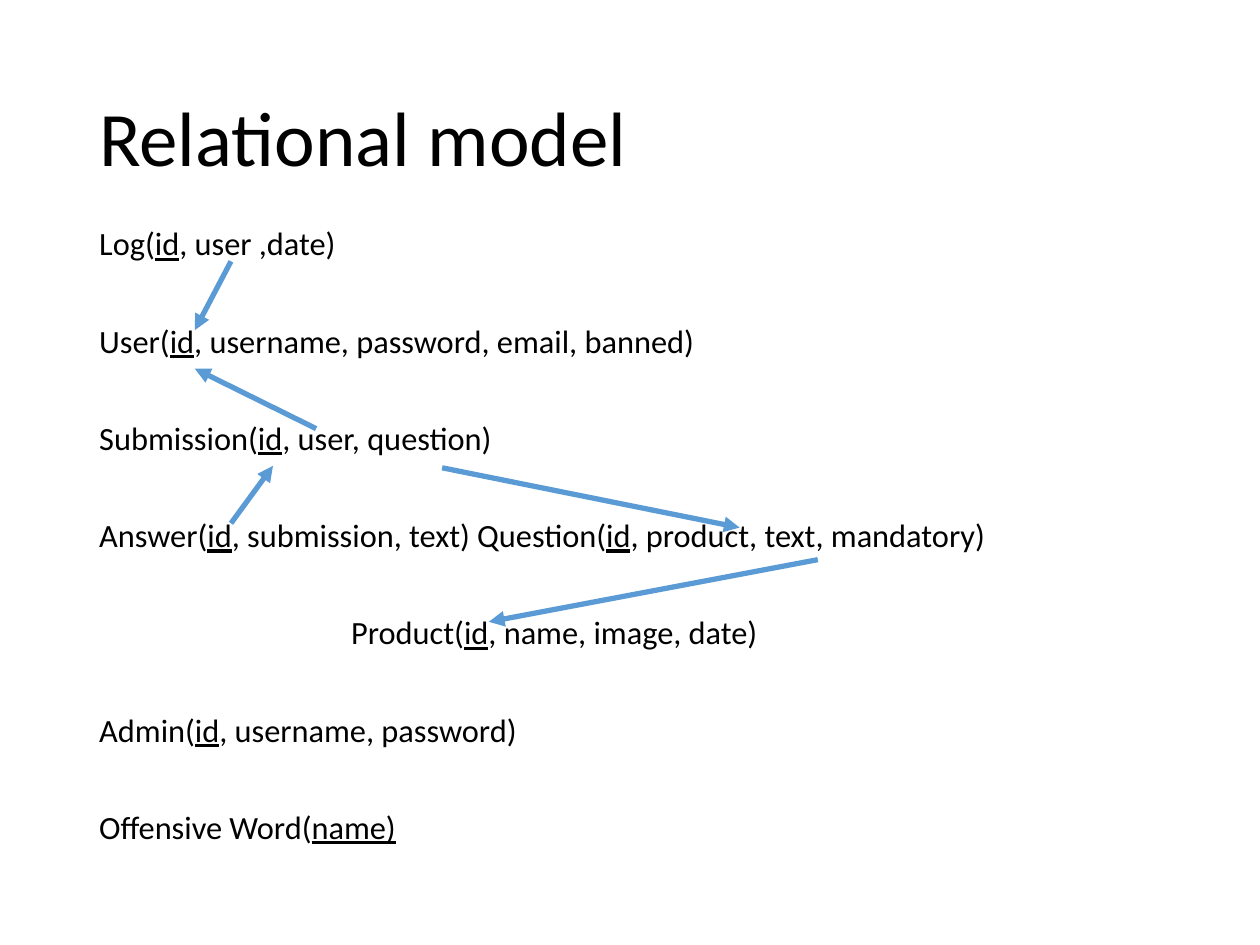
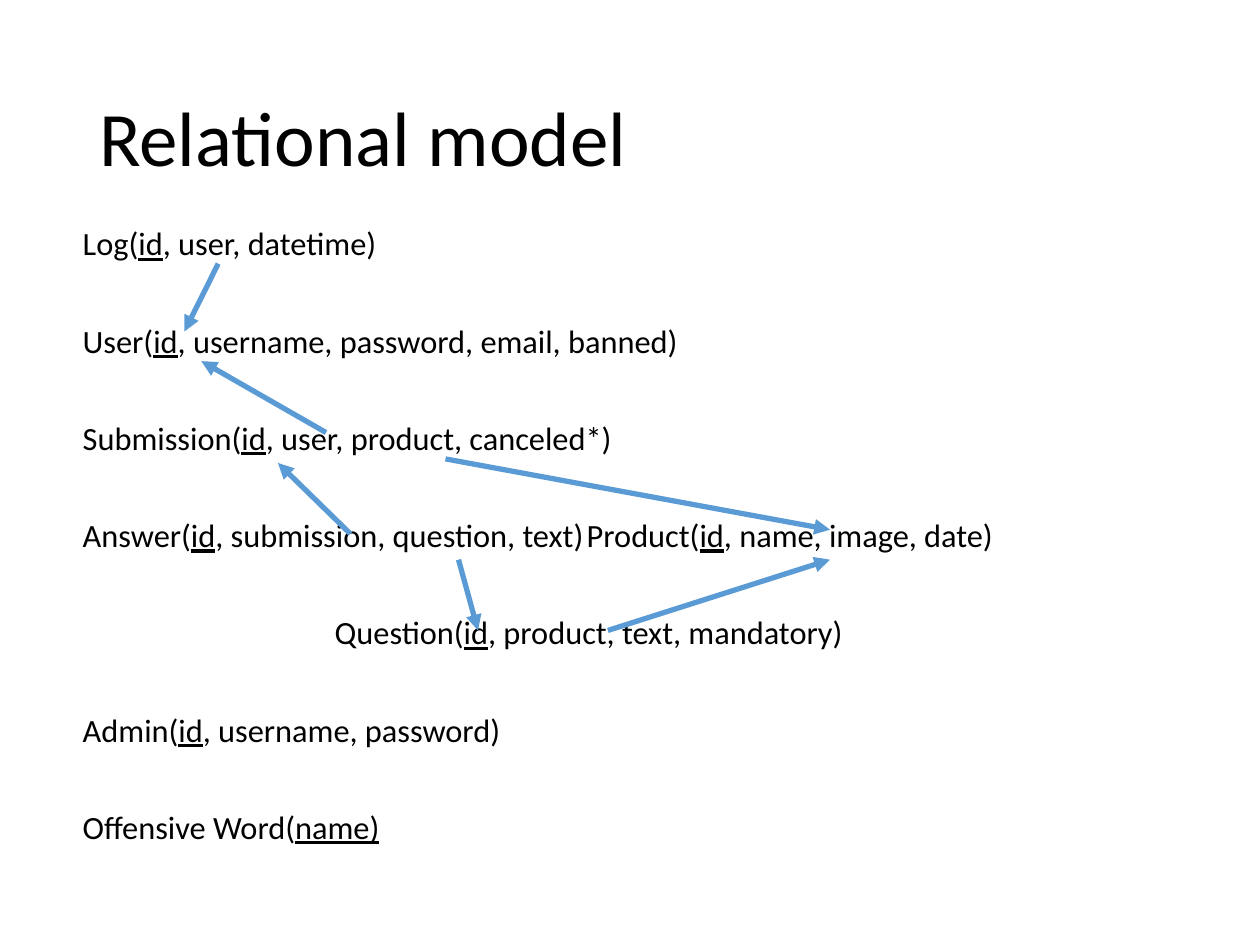
Before and after one commit to Danielededo/Gamified-marketing-application-DB2, a slide deck: slide 5 of Presentation.pptx. Drawn at 1260x945 pixels with LibreOffice and Linux fonts; fonts in the diff are those of the drawing. Boxes give left, top, right and bottom in pixels: in the first picture for what was removed or moved away, otherwise in the second. Text is boxed around its words. In the diff, an @@ line names an element or a change of style, - is before the commit and + after.

```diff
--- a/Presentation.pptx
+++ b/Presentation.pptx
@@ text "Log(id, user, datetime)": place and size @@
-text "Log(id, user, datetime)" at [99,231,985,844]
+text "Log(id, user, datetime)" at [83,231,993,844]
@@ text at [83,231,376,264]: text changed @@
-Log(id, user ,date)
+Log(id, user, datetime)
@@ arrow moved from (231, 261) - (195, 330) to (218, 263) - (184, 331) @@
@@ arrow moved from (316, 428) - (195, 369) to (326, 432) - (202, 362) @@
@@ text at [83,424,993,650]: text changed @@
-Submission(id, user, question)
-Answer(id, submission, text) Question(id, product, text, mandatory)
-Product(id, name, image, date)
+Submission(id, user, product, canceled*)
+Answer(id, submission, question, text) Product(id, name, image, date)
+Question(id, product, text, mandatory)
@@ arrow added from (350, 534) to (278, 462), #5B9BD5 3 pt @@
@@ arrow moved from (442, 467) - (740, 528) to (446, 459) - (830, 529) @@
@@ arrow moved from (231, 523) - (273, 466) to (459, 559) - (478, 630) @@
@@ arrow moved from (818, 559) - (489, 622) to (607, 630) - (830, 559) @@
```
Also in this commit, not shown: 1 other slide changed.
